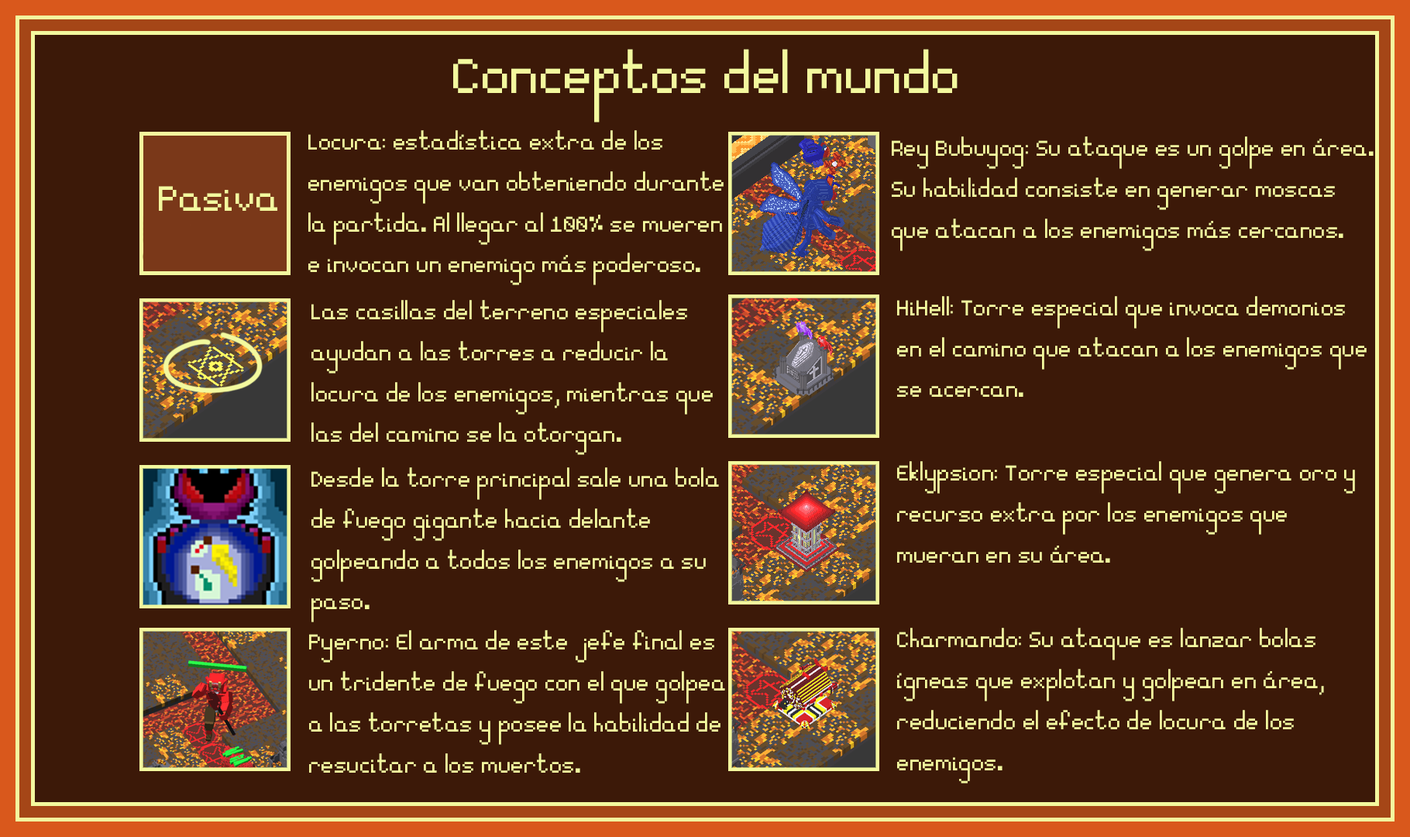
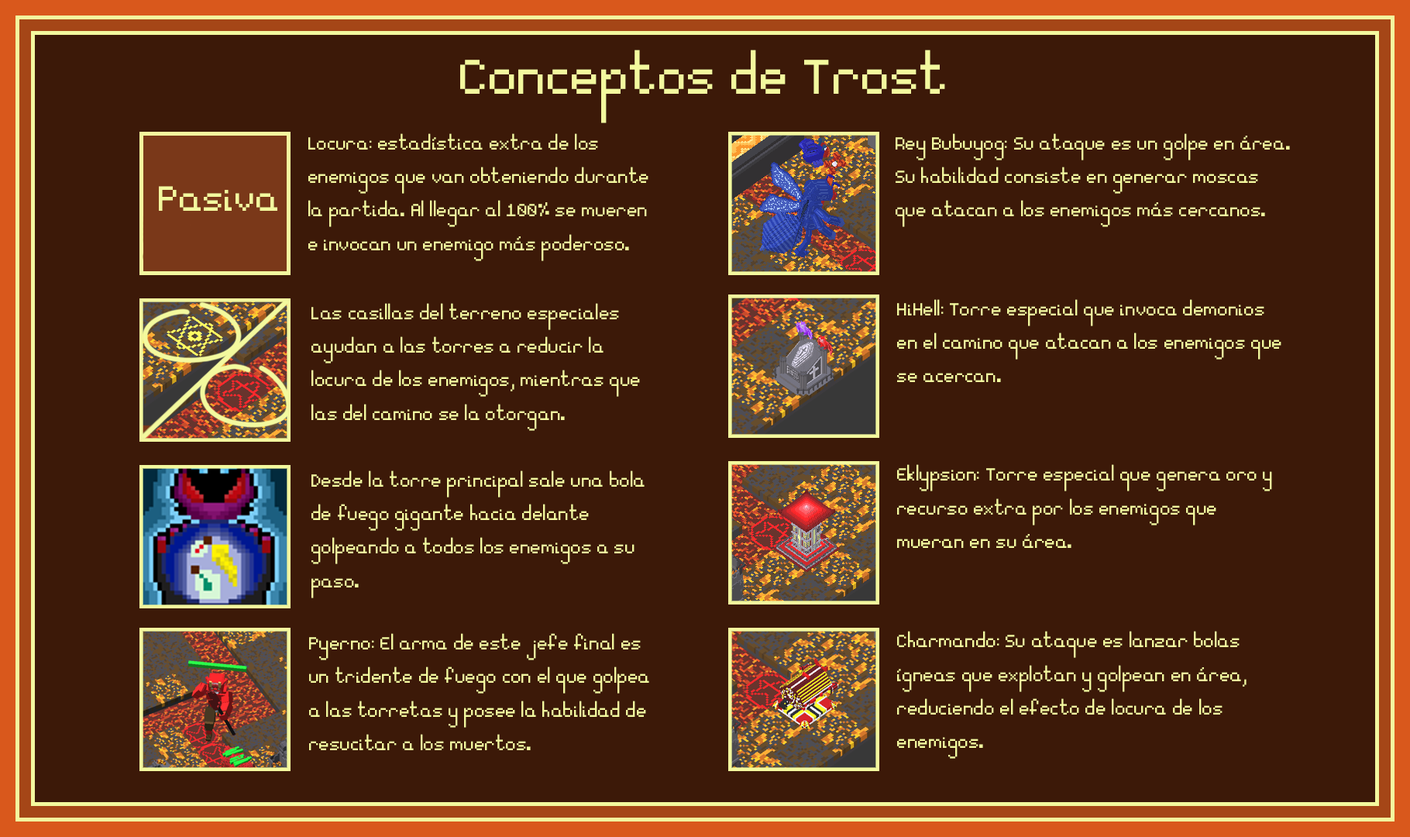
Comparing the layer stacks of the two 1410 × 837 images. Changes:
renamed "Conceptos del mundo" to "Conceptos de Trost", painted on it over (x1=453, y1=48, x2=958, y2=124)
painted on "Desde la torre principal sale una bola de fuego gigante hacia" over (x1=311, y1=467, x2=719, y2=623)
painted on "Pyerno: El arma de este jefe final es un tridente de fuego con" over (x1=309, y1=629, x2=726, y2=773)
painted on "HiHell: Torre especial que invoca demonios en el camino que at" over (x1=897, y1=295, x2=1367, y2=397)
painted on "Eklypsion: Torre especial que genera oro y recurso extra por l" over (x1=897, y1=460, x2=1355, y2=563)
painted on "Charmando: Su ataque es lanzar bolas ígneas que explotan y golp" over (x1=897, y1=627, x2=1324, y2=784)
painted on "Rey Bubuyog: Su ataque es un golpe en área. Su habilidad consis" over (x1=891, y1=133, x2=1374, y2=251)
painted on "Las casillas del terreno especiales ayudan a las torres a reduc" over (x1=311, y1=299, x2=713, y2=455)
painted on "Locura: estadística extra de los enemigos que van obteniendo du" over (x1=308, y1=130, x2=724, y2=286)
added layer "Capa 7" above "Capa 5" over (x1=142, y1=301, x2=370, y2=506)
painted on "Capa 5" over (x1=142, y1=228, x2=330, y2=442)
